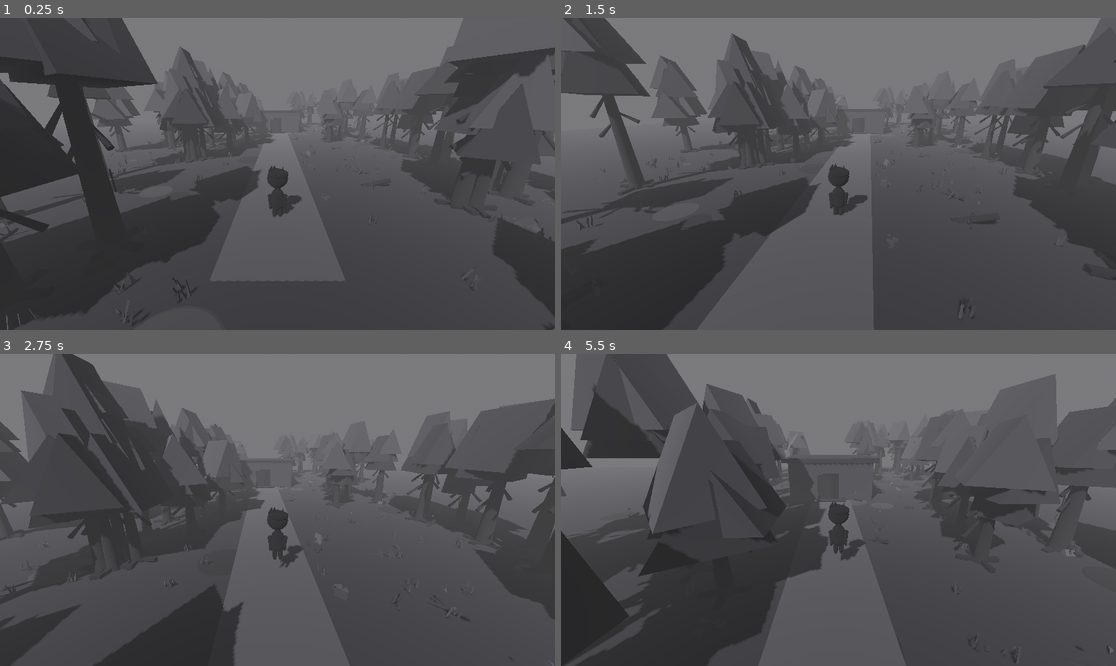
Above: before the commit, frames 1-4 (two rows, left to right).
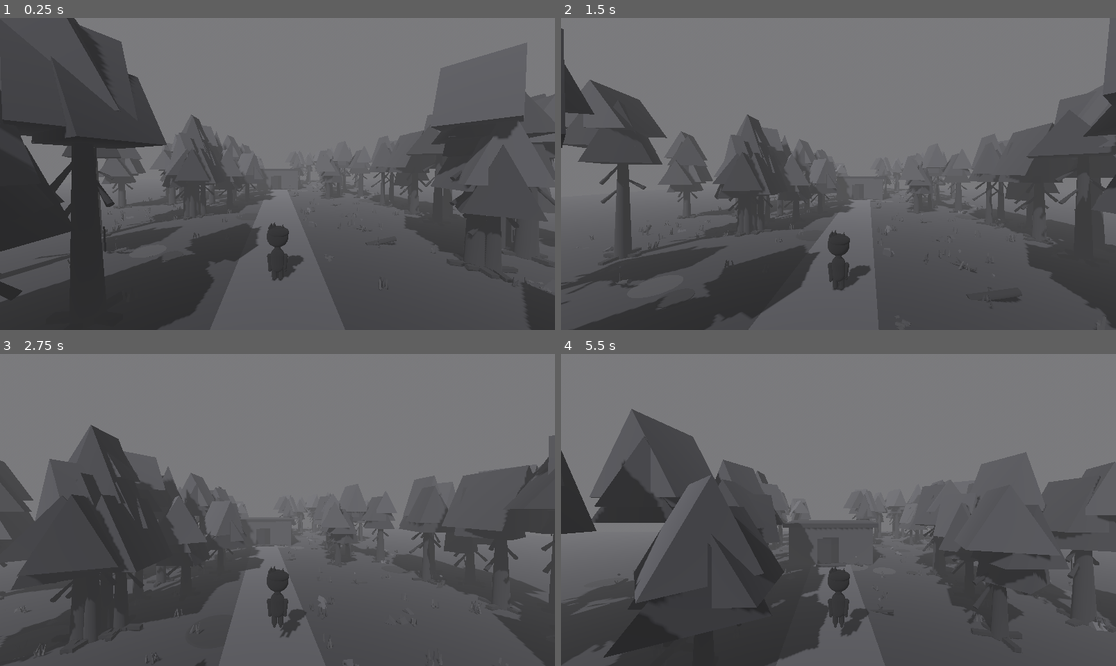
Above: after the commit, the same moments.

Repository: leto98/Monochrome
Game: Godot game, scene res://scenes/main.tscn
The game is run twice, just before and just after one commit, with the same random seed, the same clock (stepped at 60 frames per second) and the same inputs.
Inputs (mouse positions are in pixels of both pictures, inside the frame that each line leads up to):
- Up to frame 1 (0.25 s): no input
- Up to frame 2 (1.5 s): tap Enter at 0.5 s; move the mouse to (866, 174) at 0.52 s; hold W from 0.53 s (still down); tap Alt at 0.6 s; tap Space at 0.77, 0.8, 1.07, 1.35 s; move the mouse to (810, 174) at 1.27 s
- Up to frame 3 (2.75 s): keep holding W; tap Space at 1.52, 1.82, 2.3 s; tap Alt at 1.55, 2.1 s; move the mouse to (288, 503) at 2.02 s
- Up to frame 4 (5.5 s): keep holding W; move the mouse to (832, 516) at 2.77 s; tap E at 2.85 s; tap Space at 3.02, 3.32, 3.77, 3.8, 4.07, 4.52, 4.82, 5.3 s; tap Alt at 3.05, 4.55, 5.1 s; move the mouse to (877, 513) at 3.52 s; tap Enter at 3.6 s; move the mouse to (794, 506) at 4.27 s; tap Shift at 4.35 s; move the mouse to (844, 510) at 5.02 s

The runs differ from the first frame. In frame 1, 32% of the frame differs, in the area x 0-100%, y 0-100%; in frame 2, 37%; in frame 3, 30%; in frame 4, 38%.

Commit message:
Add Left Alt third-person free-look camera mode

Diff:
--- a/scripts/player.gd
+++ b/scripts/player.gd
@@ -9,6 +9,8 @@
 const JUMP_VELOCITY := 5.2
 const GRAVITY := 16.0
 const MOUSE_SENSITIVITY := 0.0025
+const FREE_LOOK_SENSITIVITY := 0.0025
+const FREE_LOOK_RETURN_SPEED := 8.0
 const MIN_CAMERA_PITCH := deg_to_rad(-55.0)
 const MAX_CAMERA_PITCH := deg_to_rad(25.0)
 const WALK_ANIMATION_SPEED := 8.5
@@ -27,27 +29,48 @@
 var jump_requested := false
 var animation_time := 0.0
 var movement_amount := 0.0
+var free_look_active := false
+var free_look_yaw := 0.0
+var free_look_pitch := 0.0
+var camera_base_yaw := 0.0
 
 func _ready() -> void:
 	camera.look_at(global_position + Vector3(0.0, 0.8, 0.0), Vector3.UP)
+	camera_base_yaw = camera.rotation.y
 	Input.mouse_mode = Input.MOUSE_MODE_CAPTURED
 
 func _input(event: InputEvent) -> void:
+	# Hold Left Alt to orbit the camera around the stationary character, like PUBG free-look.
+	if event is InputEventKey and event.keycode == KEY_ALT and not event.echo:
+		if event.pressed and not free_look_active:
+			free_look_active = true
+			free_look_yaw = 0.0
+			free_look_pitch = 0.0
+		elif not event.pressed:
+			free_look_active = false
+		return
+
 	if event is InputEventMouseMotion and Input.mouse_mode == Input.MOUSE_MODE_CAPTURED:
-		rotate_y(-event.relative.x * MOUSE_SENSITIVITY)
-		camera.rotate_x(-event.relative.y * MOUSE_SENSITIVITY)
-		camera.rotation.x = clampf(camera.rotation.x, MIN_CAMERA_PITCH, MAX_CAMERA_PITCH)
+		if free_look_active:
+			free_look_yaw -= event.relative.x * FREE_LOOK_SENSITIVITY
+			free_look_pitch -= event.relative.y * FREE_LOOK_SENSITIVITY
+			free_look_pitch = clampf(free_look_pitch, MIN_CAMERA_PITCH, MAX_CAMERA_PITCH)
+		else:
+			rotate_y(-event.relative.x * MOUSE_SENSITIVITY)
+			camera.rotate_x(-event.relative.y * MOUSE_SENSITIVITY)
+			camera.rotation.x = clampf(camera.rotation.x, MIN_CAMERA_PITCH, MAX_CAMERA_PITCH)
 	elif event is InputEventKey and event.pressed and not event.echo:
 		if event.keycode == KEY_ESCAPE:
 			Input.mouse_mode = Input.MOUSE_MODE_VISIBLE
 		elif event.keycode == KEY_ENTER and Input.mouse_mode == Input.MOUSE_MODE_VISIBLE:
 			Input.mouse_mode = Input.MOUSE_MODE_CAPTURED
-		elif event.keycode == KEY_SPACE:
+		elif event.keycode == KEY_SPACE and not free_look_active:
 			jump_requested = true
 	elif event is InputEventMouseButton and event.pressed and Input.mouse_mode == Input.MOUSE_MODE_VISIBLE:
 		Input.mouse_mode = Input.MOUSE_MODE_CAPTURED
 
 func _physics_process(delta: float) -> void:
+	_update_free_look(delta)
 	# Gravity applies only while airborne; landing is handled by move_and_slide().
 	if not is_on_floor():
 		velocity.y -= GRAVITY * delta
@@ -58,6 +81,8 @@
 	jump_requested = false
 
 	var input_dir := Vector2.ZERO
+	if free_look_active:
+		input_dir = Vector2.ZERO
 	if Input.is_key_pressed(KEY_A) or Input.is_key_pressed(KEY_LEFT):
 		input_dir.x -= 1.0
 	if Input.is_key_pressed(KEY_D) or Input.is_key_pressed(KEY_RIGHT):
@@ -83,6 +108,20 @@
 	velocity.z = horizontal_velocity.z
 	move_and_slide()
 	_update_limb_animation(delta, input_dir.length())
+
+func _update_free_look(delta: float) -> void:
+	if free_look_active:
+		# Rotate only the camera, not the player body or movement direction.
+		camera.rotation.y = camera_base_yaw + free_look_yaw
+		camera.rotation.x = clampf(free_look_pitch, MIN_CAMERA_PITCH, MAX_CAMERA_PITCH)
+	else:
+		# Smoothly return the view behind the character when Left Alt is released.
+		camera.rotation.y = lerp_angle(camera.rotation.y, camera_base_yaw, delta * FREE_LOOK_RETURN_SPEED)
+		camera.rotation.x = lerpf(camera.rotation.x, 0.0, delta * FREE_LOOK_RETURN_SPEED)
+		if absf(camera.rotation.y - camera_base_yaw) < 0.005:
+			camera.rotation.y = camera_base_yaw
+		if absf(camera.rotation.x) < 0.005:
+			camera.rotation.x = 0.0
 
 func _update_limb_animation(delta: float, input_strength: float) -> void:
 	var horizontal_speed := Vector2(velocity.x, velocity.z).length()
